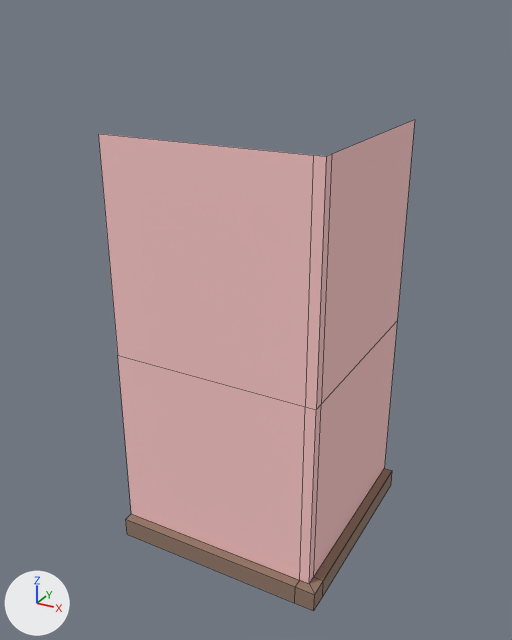
What one commit did to the FBX model Content/Game_Art/FBX/Archi/SM_Coin_Ext_4x4.fbx.
Before and after are seen from a camera (50 mm lens) standing at (0.07, -1.43, 2.59) and looking at (-1.48, 1.4, 1.18). The axes (+X, +Y, +Z) are drawn at lower left. The lights are the same throughout. Mesh edges are drawn as thin lines. Where no turn or scale is listed for an object, it has been applied to the vertices.

In view in the first picture: 'SM_Coin_Ext_4x4'.
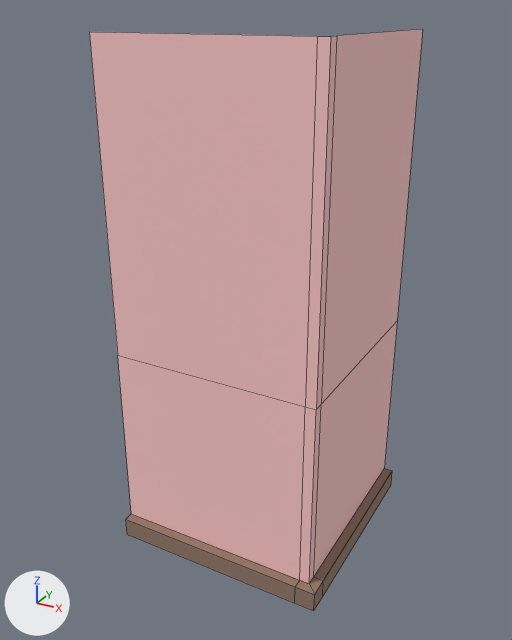
Where the change shows, as pixel boxes (x1, y1, x2, y2) in the pictures (512 x 640 px; the box of a moved part takes in the faces that stretch with it):
'SM_Coin_Ext_4x4', reshaped (18% taller): before (98, 120, 415, 611); after (90, 29, 422, 611)
part 1 of me_mesh, moved or reshaped: before (98, 120, 415, 308); after (90, 29, 422, 308)

The change, as a diff of the scene's bpy script:
```diff
--- a/Content/Game_Art/FBX/Archi/SM_Coin_Ext_4x4.fbx.py
+++ b/Content/Game_Art/FBX/Archi/SM_Coin_Ext_4x4.fbx.py
@@ me_mesh @@
 me_mesh.from_pydata(...)  # 30 vertices, 16 faces; spans x -2.0..-0.9, y 0.9..2.0, z 0.0..2.1
 # used by ob_sm_coin_ext_4x4; location = (0.0, 0.0, 0.0)
 # before: 0 (-2.0, 0.95, 2.1) at pixel (98, 133), 5 (-1.0, 0.95, 2.1) at pixel (313, 155), 12 (-0.95, 0.95, 2.1) at pixel (326, 156), 19 (-0.95, 2.0, 2.1) at pixel (414, 119), 20 (-0.95, 1.0, 2.1) at pixel (331, 154)
+# me_mesh part 1
+for i in [0, 5, 12, 19, 20]: me_mesh.vertices[i].co += Vector((0.0, 0.0, 0.4))
 me_mesh.materials.append(mat_material__40)
```
